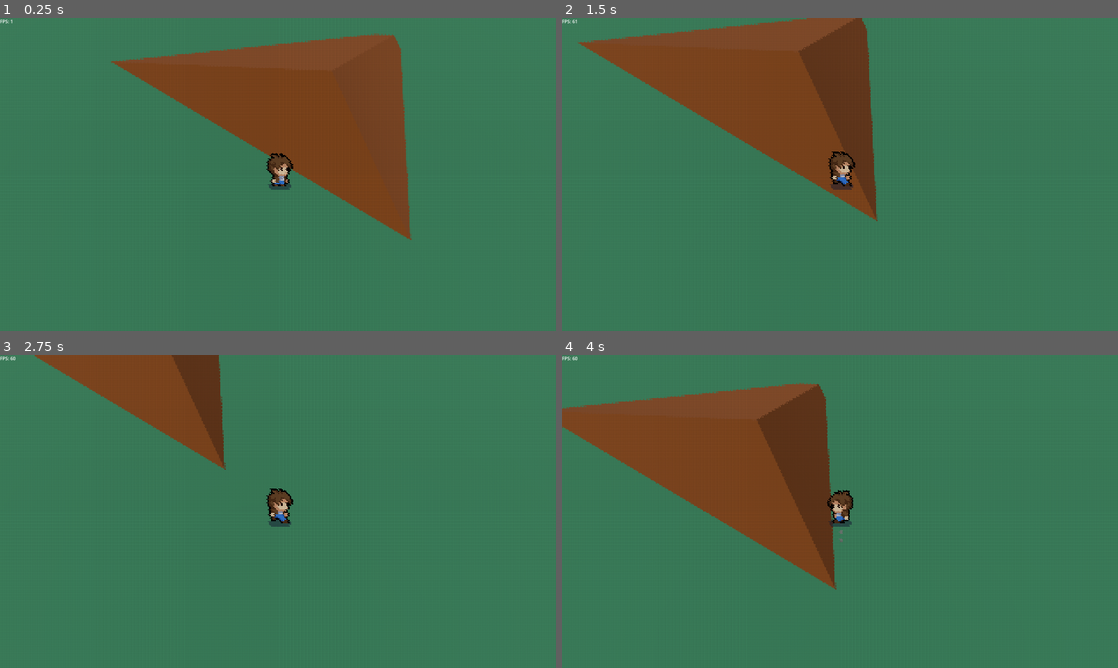
Above: before the commit, frames 1-4 (two rows, left to right).
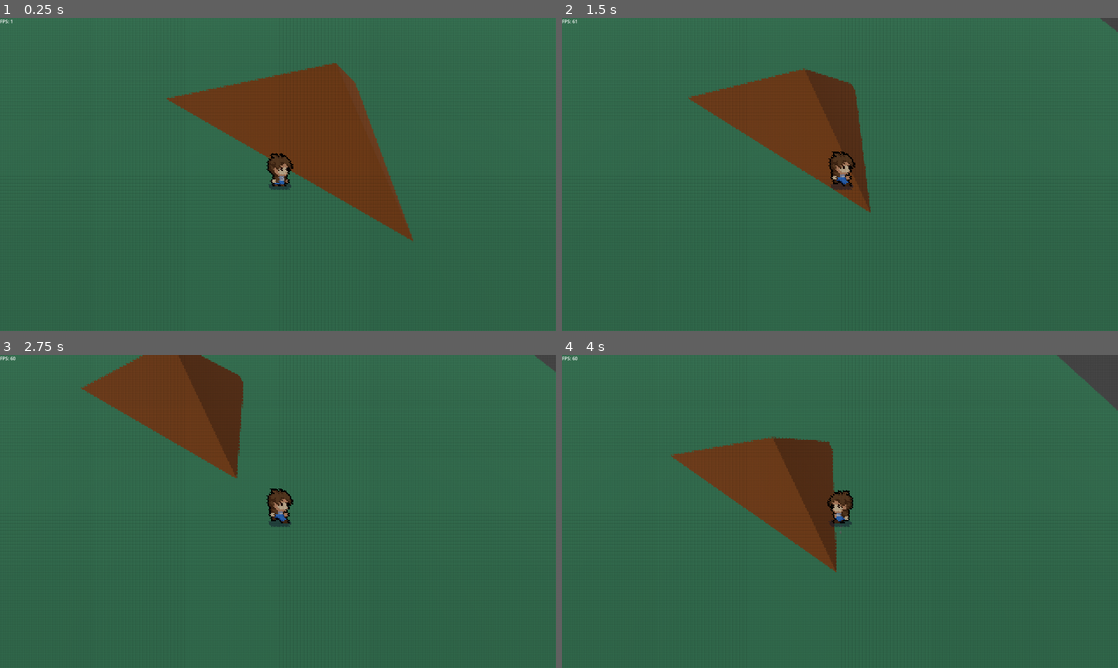
Above: after the commit, the same moments.

Repository: tahsin-s/PIxel-Perfect-3D
Game: Godot game, scene res://Layout.tscn
Two runs of this game, one before a commit and one after it. Both use one fixed random seed, a clock stepped at 60 frames per second and the inputs below.
Inputs:
- Up to frame 1 (0.25 s): no input
- Up to frame 2 (1.5 s): tap Enter at 0.5 s; hold D (move_right) 0.53-1.28 s; tap K (jump) at 0.77 s; hold S (move_down) from 1.28 s (still down)
- Up to frame 3 (2.75 s): tap K (jump) at 1.52 s; release S (move_down) at 2.03 s; hold D (move_right) from 2.03 s (still down)
- Up to frame 4 (4 s): release D (move_right) at 2.78 s; hold W (move_up) 2.78-3.53 s; tap K (jump) at 3.02, 3.77 s; hold A (move_left) from 3.53 s (still down)

The runs differ from the first frame. In frame 1, 31% of the frame differs, in the area x 0-100%, y 0-100%; in frame 2, 33%; in frame 3, 27%; in frame 4, 34%.

Commit message:
Scene update
Remove 3d spatial post process
Change camera depth and perspective
Change dark level

Diff:
--- a/Layout.tscn
+++ b/Layout.tscn
@@ -1,8 +1,7 @@
-[gd_scene load_steps=24 format=3 uid="uid://dg8mt57fuxxng"]
+[gd_scene load_steps=21 format=3 uid="uid://dg8mt57fuxxng"]
 
 [ext_resource type="Script" path="res://CameraPivot.gd" id="1_c1l2f"]
 [ext_resource type="Script" path="res://Scaling_preset.gd" id="2_kqtwt"]
-[ext_resource type="Shader" path="res://3DOutline.gdshader" id="2_tbnxy"]
 [ext_resource type="PackedScene" uid="uid://bgo7805p8aqfj" path="res://char scenes/player_body.tscn" id="3_vdyps"]
 [ext_resource type="Shader" path="res://pixelation.gdshader" id="4_4sw7b"]
 [ext_resource type="Shader" path="res://dotgrid.gdshader" id="5_34o2h"]
@@ -10,16 +9,6 @@
 [ext_resource type="Shader" path="res://scanlines.gdshader" id="6_ckrpi"]
 [ext_resource type="Script" path="res://fpscounter.gd" id="7_vx3i4"]
 
-[sub_resource type="ShaderMaterial" id="ShaderMaterial_v703p"]
-render_priority = 0
-shader = ExtResource("2_tbnxy")
-
-[sub_resource type="QuadMesh" id="QuadMesh_3lymu"]
-material = SubResource("ShaderMaterial_v703p")
-flip_faces = true
-size = Vector2(2, 2)
-center_offset = Vector3(0, 0, -0.5)
-
 [sub_resource type="StandardMaterial3D" id="StandardMaterial3D_5rnfq"]
 albedo_color = Color(0.188235, 0.454902, 0.317647, 1)
 
@@ -49,7 +38,7 @@
 shader = ExtResource("5_34o2h")
 shader_parameter/screen_res = Vector2(1920, 1080)
 shader_parameter/game_res = Vector2(320, 180)
-shader_parameter/dark_level = 0.1
+shader_parameter/dark_level = -0.2
 
 [sub_resource type="ShaderMaterial" id="ShaderMaterial_f3in3"]
 shader = ExtResource("5_pm6he")
@@ -128,15 +117,8 @@
 target = NodePath("../Scaling_preset/PlayerBody")
 
 [node name="Camera3D" type="Camera3D" parent="3D Level Viewport/SubViewport/CameraPivot"]
-transform = Transform3D(1, 0, 0, 0, 1, 0, 0, 0, 1, 0, 0, 20)
-projection = 1
-fov = 37.8493
+transform = Transform3D(1, 0, 0, 0, 1, 0, 0, 0, 1, 0, 0, 17)
 size = 22.5
-
-[node name="PostProcess" type="MeshInstance3D" parent="3D Level Viewport/SubViewport/CameraPivot/Camera3D"]
-extra_cull_margin = 16384.0
-mesh = SubResource("QuadMesh_3lymu")
-skeleton = NodePath("../../..")
 
 [node name="Scaling_preset" type="Node3D" parent="3D Level Viewport/SubViewport"]
 script = ExtResource("2_kqtwt")
